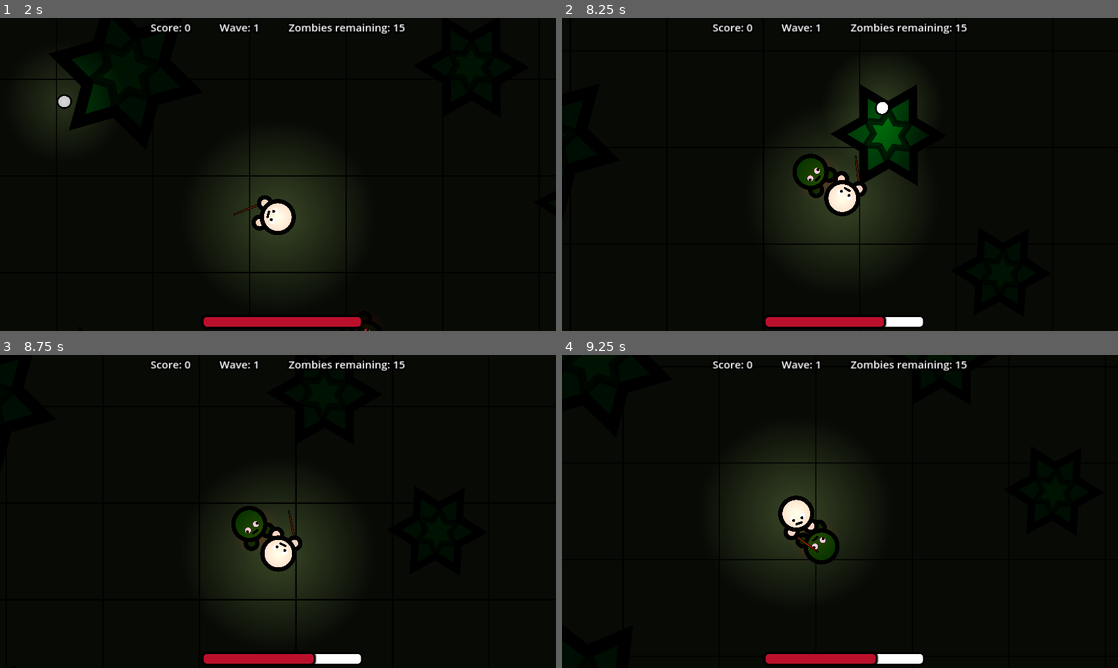
Above: before the commit, frames 1-4 (two rows, left to right).
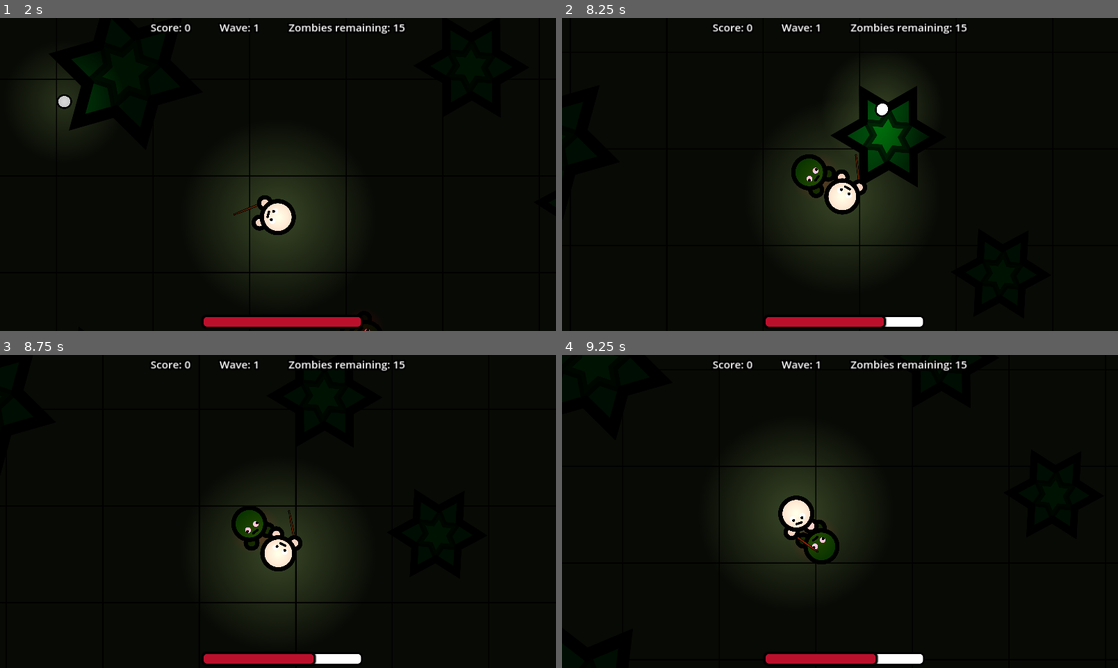
Above: after the commit, the same moments.

Repository: Honzoraptor31415/AttackOfTheDeceased
Game: Godot game, scene res://scenes/you_lose.tscn
Same seed, same stepped clock (60 frames per second), same inputs: the game is played once before the commit and once after it. This scene is started directly instead of the project's main scene.
Inputs (mouse positions are in pixels of both pictures, inside the frame that each line leads up to):
- Up to frame 1 (2 s): tap Enter (menu_enter) at 0.5, 1.25 s; move the mouse to (400, 158) at 0.52 s; hold Right (right) 0.53-1.28 s; hold E (use) 0.53-1.28 s; move the mouse to (166, 190) at 1.27 s; hold Down (down) from 1.28 s (still down); click (166, 190) at 1.35 s; tap E (use) at 1.55 s
- Up to frame 2 (8.25 s): move the mouse to (895, 105) at 2.02 s; release Down (down) at 2.03 s; hold Right (right) 2.03-2.78 s; hold E (use) 2.03-2.78 s; move the mouse to (812, 237) at 2.77 s; hold Up (up) 2.78-3.53 s; tap E (use) at 2.85, 3.8, 4.35, 6.05, 7.35 s; move the mouse to (1006, 221) at 3.52 s; press the mouse at (1006, 221) at 3.53 s; hold Left (left) 3.53-5.03 s; tap Enter (menu_enter) at 4.15 s; move the mouse to (673, 127) at 4.27 s; release the mouse at (673, 127) at 4.28 s; move the mouse to (867, 174) at 5.02 s; hold Down (down) 5.03-5.78 s; hold E (use) 5.03-5.78 s; move the mouse to (756, 96) at 5.77 s; hold Right (right) 5.78-6.53 s; click (756, 96) at 5.85 s; move the mouse to (962, 158) at 6.52 s; hold Up (up) 6.53-7.28 s; hold E (use) 6.53-7.28 s; move the mouse to (728, 190) at 7.27 s; hold Right (right) 7.28-8.03 s; move the mouse to (895, 105) at 8.02 s; press the mouse at (895, 105) at 8.03 s; hold Down (down) from 8.03 s (still down)
- Up to frame 3 (8.75 s): keep holding Down (down); tap E (use) at 8.3 s
- Up to frame 4 (9.25 s): move the mouse to (812, 574) at 8.77 s; release Down (down) at 8.78 s; release the mouse at (812, 574) at 8.78 s; hold Left (left) from 8.78 s (still down); tap E (use) at 8.85 s

Frame 1 is identical in both runs. In frame 2, 1.0% of the frame differs, in the area x 40-66%, y 21-73%; in frame 3, 0.4%; in frame 4, 0.2%.

Commit message:
Prevented anything (except for group ignore_trees) from spawning inside of a tree and made a better boot splash

Diff:
--- a/project.godot
+++ b/project.godot
@@ -13,6 +13,9 @@
 config/name="Attack of the deceased"
 run/main_scene="res://scenes/menu.tscn"
 config/features=PackedStringArray("4.1", "GL Compatibility")
+boot_splash/bg_color=Color(0, 0, 0, 1)
+boot_splash/image="res://assets/boot-splash.png"
+boot_splash/fullsize=false
 
 [display]
 
--- a/scenes/main.tscn
+++ b/scenes/main.tscn
@@ -51,35 +51,35 @@
 
 [node name="Walls" type="Node2D" parent="."]
 
-[node name="StaticBody2D" type="StaticBody2D" parent="Walls"]
+[node name="StaticBody2D" type="StaticBody2D" parent="Walls" groups=["ignore_trees"]]
 position = Vector2(349, 0)
 
 [node name="CollisionShape2D" type="CollisionShape2D" parent="Walls/StaticBody2D"]
 position = Vector2(951, -304)
-shape = SubResource("RectangleShape2D_6nwsb")
+shape = SubResource("RectangleShape2D_2rwl5")
 
-[node name="StaticBody2D2" type="StaticBody2D" parent="Walls"]
+[node name="StaticBody2D2" type="StaticBody2D" parent="Walls" groups=["ignore_trees"]]
 position = Vector2(349, 0)
 
 [node name="CollisionShape2D" type="CollisionShape2D" parent="Walls/StaticBody2D2"]
 position = Vector2(-2849, -304)
-shape = SubResource("RectangleShape2D_d4unk")
+shape = SubResource("RectangleShape2D_5w4fq")
 
-[node name="StaticBody2D3" type="StaticBody2D" parent="Walls"]
+[node name="StaticBody2D3" type="StaticBody2D" parent="Walls" groups=["ignore_trees"]]
 position = Vector2(349, 0)
 
 [node name="CollisionShape2D" type="CollisionShape2D" parent="Walls/StaticBody2D3"]
 position = Vector2(-1050, 1496)
 rotation = 1.5708
-shape = SubResource("RectangleShape2D_wxka1")
+shape = SubResource("RectangleShape2D_t31rj")
 
-[node name="StaticBody2D4" type="StaticBody2D" parent="Walls"]
+[node name="StaticBody2D4" type="StaticBody2D" parent="Walls" groups=["ignore_trees"]]
 position = Vector2(349, 0)
 
 [node name="CollisionShape2D" type="CollisionShape2D" parent="Walls/StaticBody2D4"]
 position = Vector2(-850, -2104)
 rotation = 1.5708
-shape = SubResource("RectangleShape2D_i5xsu")
+shape = SubResource("RectangleShape2D_2ohgg")
 
 [node name="PointLight2D" type="PointLight2D" parent="."]
 position = Vector2(-535, -196)
--- a/scenes/med_kit.tscn
+++ b/scenes/med_kit.tscn
@@ -26,14 +26,14 @@
 
 [node name="Label" type="Label" parent="."]
 light_mask = 16
-offset_left = -62.0
+offset_left = -29.0
 offset_top = 38.0
-offset_right = 65.0
+offset_right = 30.0
 offset_bottom = 65.0
 theme_override_colors/font_outline_color = Color(0, 0, 0, 1)
 theme_override_constants/outline_size = 15
 theme_override_font_sizes/font_size = 17
-text = "E to use medkit"
+text = "Medkit"
 
 [connection signal="body_entered" from="." to="." method="_on_body_entered"]
 [connection signal="body_exited" from="." to="." method="_on_body_exited"]
--- a/scenes/tree.tscn
+++ b/scenes/tree.tscn
@@ -1,8 +1,10 @@
-[gd_scene load_steps=2 format=3 uid="uid://bo6xbwcwjxm1f"]
+[gd_scene load_steps=3 format=3 uid="uid://bo6xbwcwjxm1f"]
 
 [ext_resource type="Texture2D" uid="uid://c5twg706iw2lr" path="res://assets/tree.png" id="1_fk8pa"]
+[ext_resource type="Script" path="res://scripts/tree.gd" id="1_vx8r1"]
 
-[node name="Tree" type="AnimatableBody2D"]
+[node name="Tree" type="AnimatableBody2D" groups=["ignore_trees"]]
+script = ExtResource("1_vx8r1")
 
 [node name="Sprite2D" type="Sprite2D" parent="."]
 scale = Vector2(0.5, 0.5)
@@ -10,3 +12,11 @@
 
 [node name="CollisionPolygon2D" type="CollisionPolygon2D" parent="."]
 polygon = PackedVector2Array(88, 138, 86, 45, 167, -4, 83, -50, 82, -144, -2, -94, -87, -140, -84, -48, -166, 4, -83, 48, -80, 144, 2, 94)
+
+[node name="Area2D" type="Area2D" parent="."]
+
+[node name="CollisionPolygon2D" type="CollisionPolygon2D" parent="Area2D"]
+scale = Vector2(0.9, 0.9)
+polygon = PackedVector2Array(88, 138, 86, 45, 167, -4, 83, -50, 82, -144, -2, -94, -87, -140, -84, -48, -166, 4, -83, 48, -80, 144, 2, 94)
+
+[connection signal="body_entered" from="Area2D" to="." method="_on_area_2d_body_entered"]
--- a/scripts/main.gd
+++ b/scripts/main.gd
@@ -13,10 +13,10 @@
 var is_wave_being_created = false
 var zombies_per_wave = 15
 
-const min_x = -2385
-const max_x = 1213
-const min_y = -1990
-const max_y = 1406
+@export var min_x = -2385
+@export var max_x = 1213
+@export var min_y = -1990
+@export var max_y = 1406
 
 func _ready():
 	for i in range(15):
--- /dev/null
+++ b/scripts/tree.gd
@@ -0,0 +1,7 @@
+extends AnimatableBody2D
+
+@onready var rng = RandomNumberGenerator.new()
+
+func _on_area_2d_body_entered(body):
+	if get_parent().name == "Main" and not body.is_in_group("ignore_trees"):
+		body.position = Vector2(rng.randf_range($/root/Main.min_x, $/root/Main.max_x), rng.randf_range($/root/Main.min_y, $/root/Main.max_y))
--- a/scripts/zombie.gd
+++ b/scripts/zombie.gd
@@ -25,6 +25,9 @@
 			scale *= 1.5
 			$NearbyArea/CollisionShape2D.scale = Vector2(3, 3)
 
+		if main.wave_number == 1:
+			health = 75
+
 	go_to_random_position()
 
 func _physics_process(_delta):
@@ -38,11 +41,14 @@
 		tween.tween_callback(die)
 
 func _on_movement_timer_timeout():
-	if not is_player_nearby:
-		if rng.randi_range(0, 4) == 3:
-			go_to_player()
-		else:
-			go_to_random_position()
+	if main.zombie_count <= 10:
+		go_to_player()
+	else:
+		if not is_player_nearby:
+			if rng.randi_range(0, 4) == 3:
+				go_to_player()
+			else:
+				go_to_random_position()
 
 func _on_area_2d_body_entered(body):
 	if body == player:
Binary file added: assets/boot-splash.png
Not shown, added: assets/boot-splash.png.import
Not shown: 1 places in scenes/main.tscn that only renumber resources
